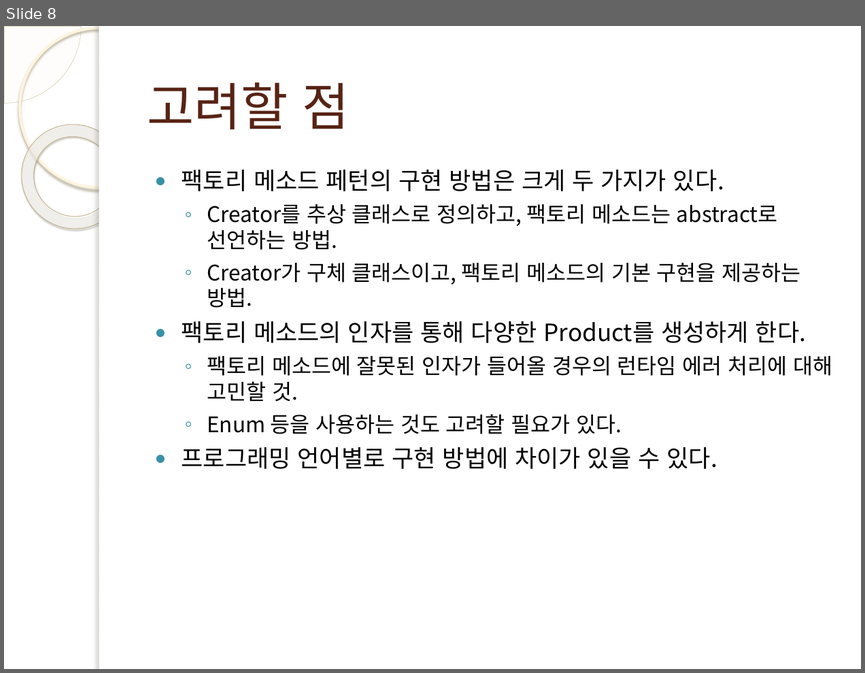
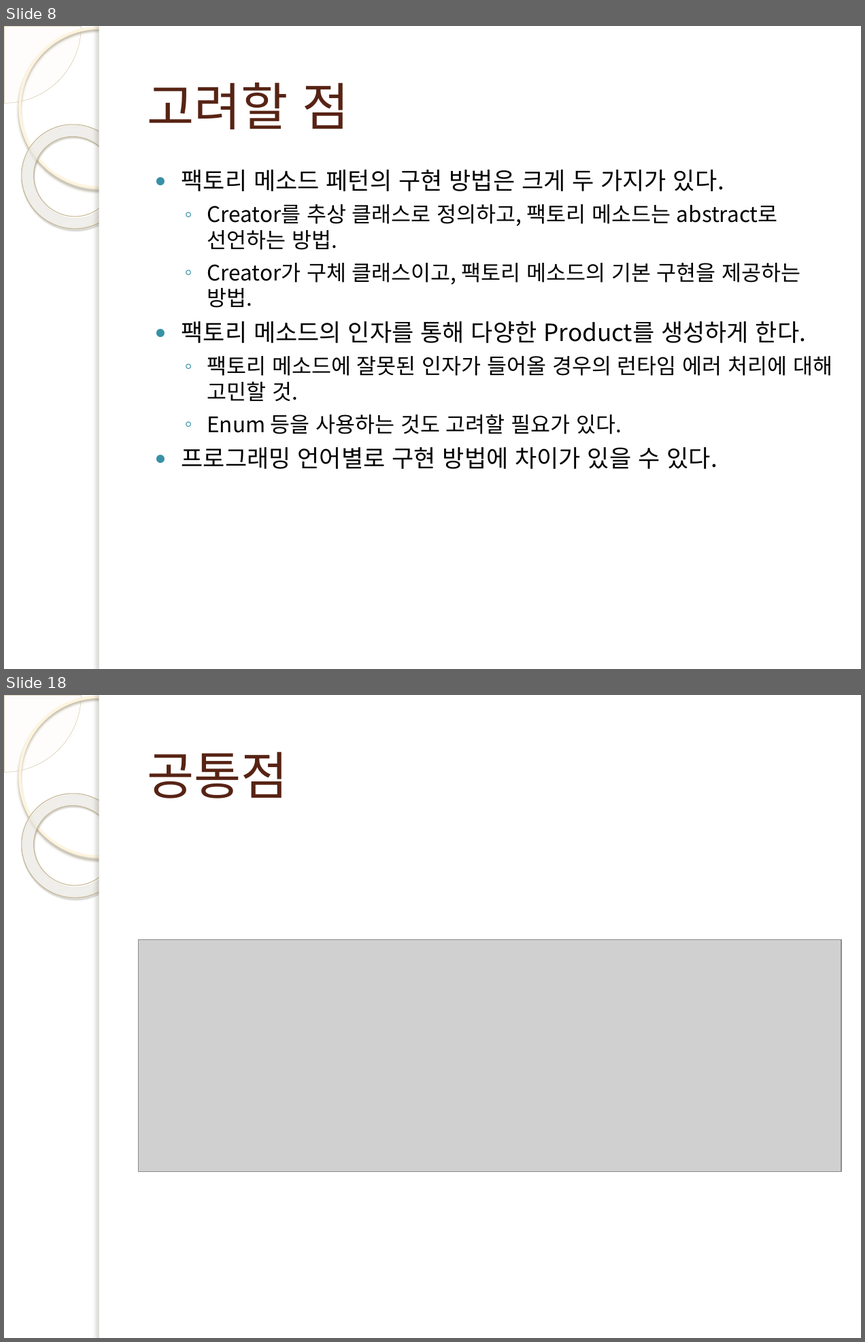
Before and after one commit to wook-dragon/young-rich, a slide deck: Factory_Pattern/kum/팩토리 메소드 ppt.pptx. Shown one above the other, each under a label of ours: slide 8 before the commit, slides 8 and 18 after it; the slides between them are not shown. The pictures are 865x673 and 865x1342 pixels, drawn with LibreOffice and Linux fonts; fonts in the diff are those of the drawing; grey boxes stand for pictures; background and template pictures are left out. Boxes give left, top, right and bottom in pixels: in the first picture for what was removed or moved away, otherwise in the second. Text is boxed around its words. In the diff, an @@ line names an element or a change of style, - is before the commit and + after.

```diff
--- a/Factory_Pattern/kum/팩토리 메소드 ppt.pptx
+++ b/Factory_Pattern/kum/팩토리 메소드 ppt.pptx
@@ slide 18 added at bbox=[4, 695, 861, 1338], background picture (left out); not listed: 5 template elements that a slide beside it also shows @@
@@ title added at bbox=[147, 751, 288, 798], 43 pt, text #572314 @@
+공통점
@@ picture added at bbox=[139, 940, 841, 1172] @@
```
Also in this commit, not shown: 11 other slides added, 18 other files.
